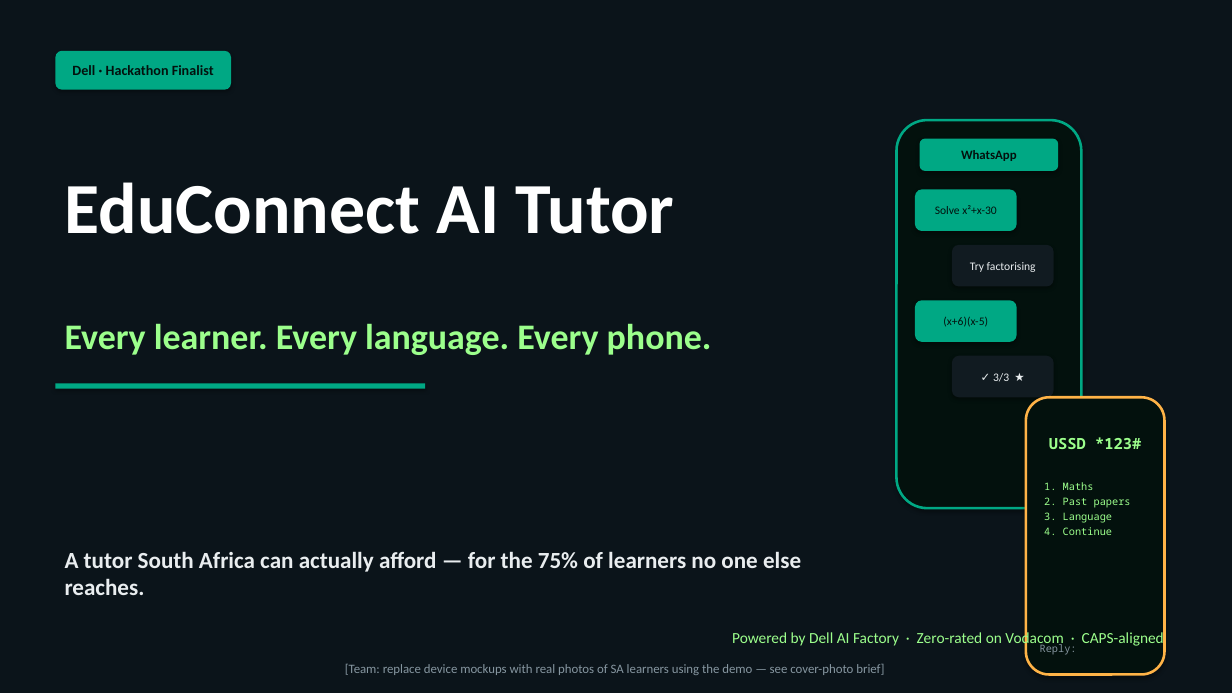
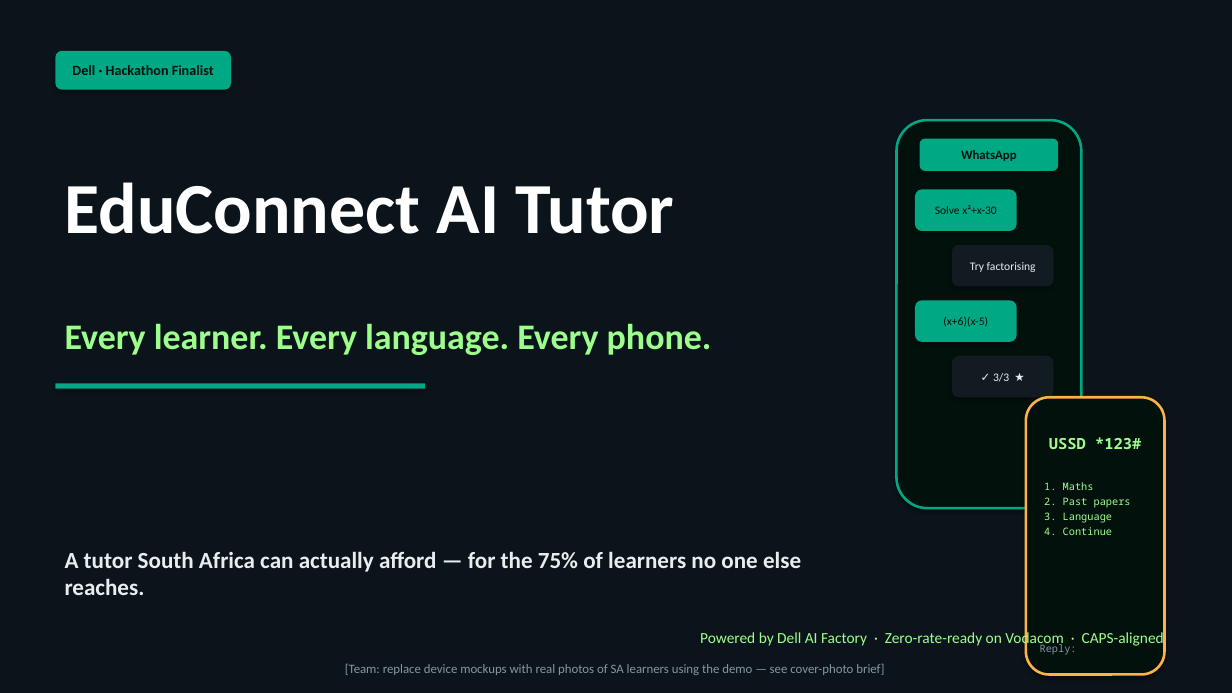
Before and after one commit to snerantie/Dell-Prototype---AI-Integration, a slide deck: slide 1 of pitch/AI_Tutor_Pitch.pptx. Drawn at 1232x693 pixels with LibreOffice and Linux fonts; fonts in the diff are those of the drawing. Boxes give left, top, right and bottom in pixels: in the first picture for what was removed or moved away, otherwise in the second. Text is boxed around its words. In the diff, an @@ line names an element or a change of style, - is before the commit and + after.

Commit message:
feat(pitch): add Economics, Model Stack, Cybersecurity, Integration, Vodacom Wins slides + soften Zero-rated wording

```diff
--- a/pitch/AI_Tutor_Pitch.pptx
+++ b/pitch/AI_Tutor_Pitch.pptx
@@ text at (700, 630, 1164, 648): text changed @@
-Powered by Dell AI Factory · Zero-rated on Vodacom · CAPS-aligned
+Powered by Dell AI Factory · Zero-rate-ready on Vodacom · CAPS-aligned
```
Also in this commit, not shown: 3 other slides changed, 5 slides added, 1 other file.
